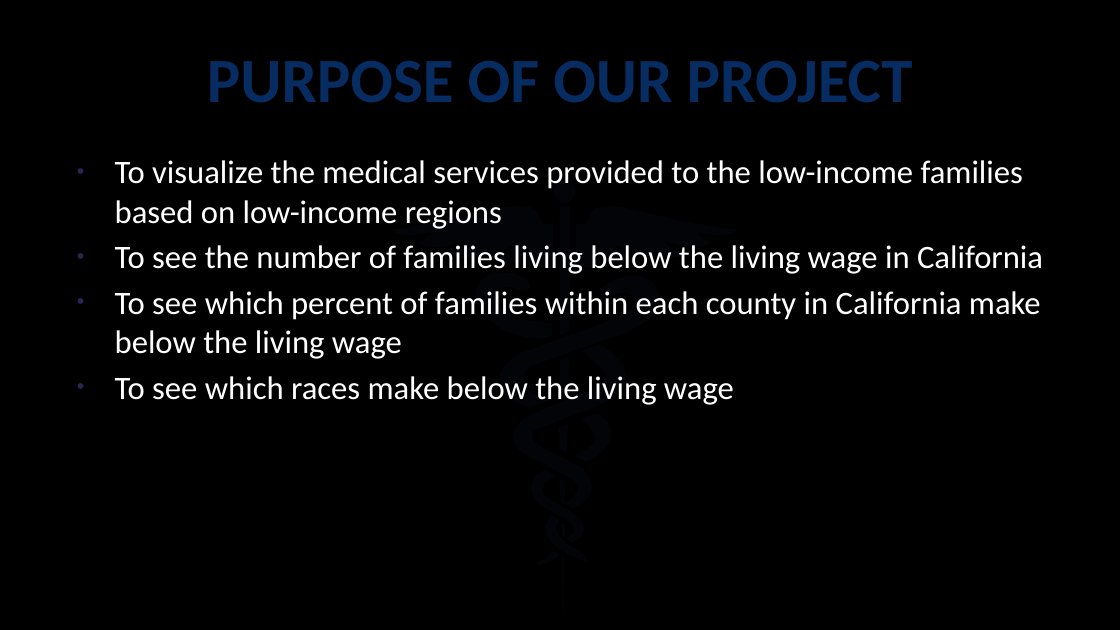
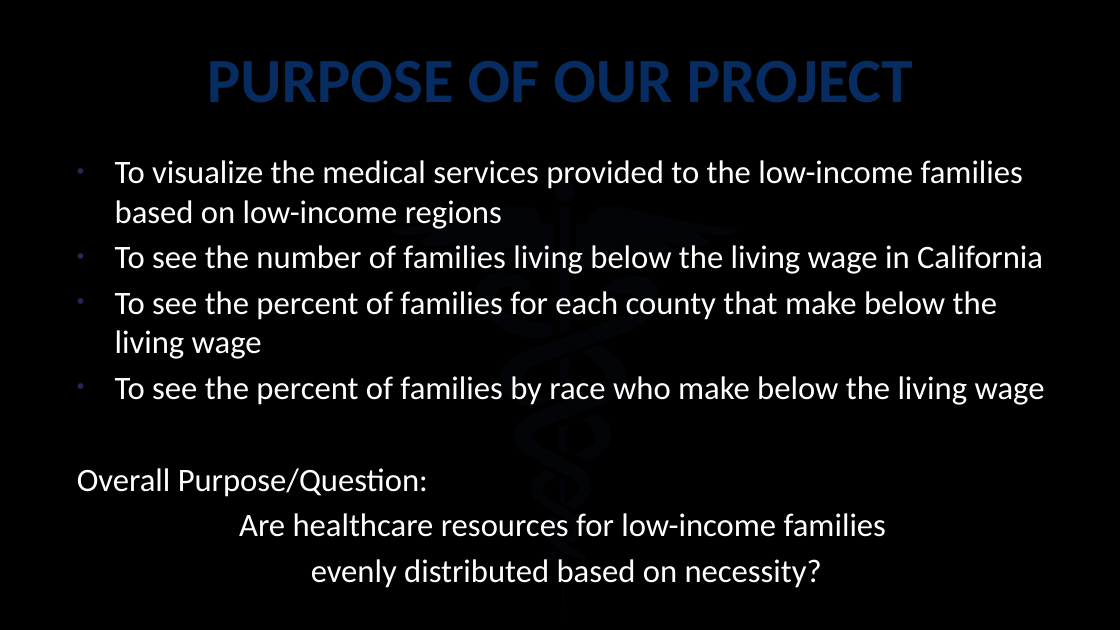
Before and after one commit to ssugiura47/Healthcare_LowIncome, a slide deck: slide 3 of Presentation.pptx. Drawn at 1120x630 pixels with LibreOffice and Linux fonts; fonts in the diff are those of the drawing; background and template pictures are left out. Boxes give left, top, right and bottom in pixels: in the first picture for what was removed or moved away, otherwise in the second. Text is boxed around its words. In the diff, an @@ line names an element or a change of style, - is before the commit and + after.

```diff
--- a/Presentation.pptx
+++ b/Presentation.pptx
@@ text at (77, 291, 1045, 588): text changed @@
-• To see which percent of families within each county in California make below the living wage
-• To see which races make below the living wage
+• To see the percent of families for each county that make below the living wage
+• To see the percent of families by race who make below the living wage
+Overall Purpose/Question:
+Are healthcare resources for low-income families
+evenly distributed based on necessity?
```
Also in this commit, not shown: 4 other files.
